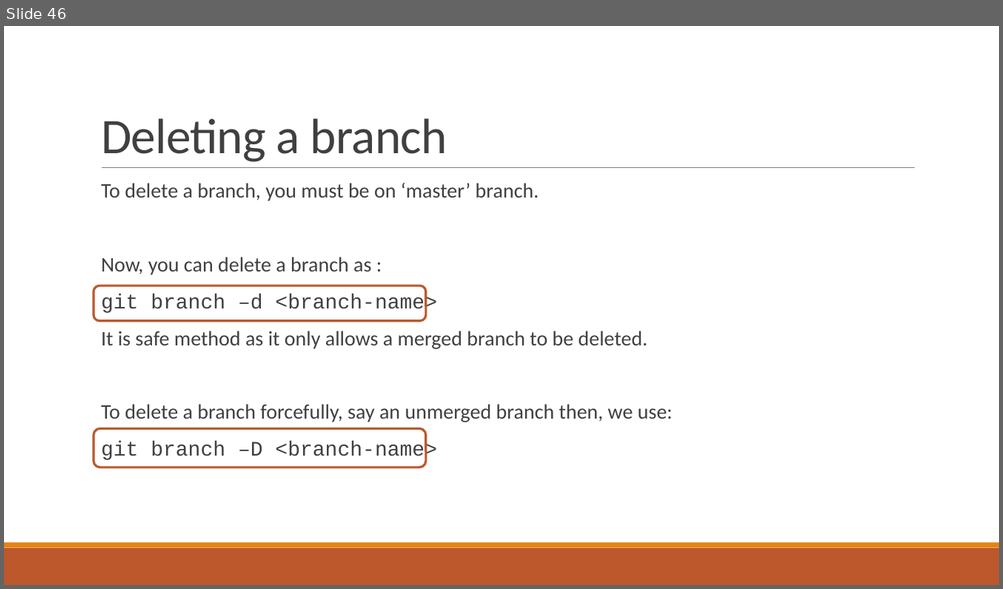
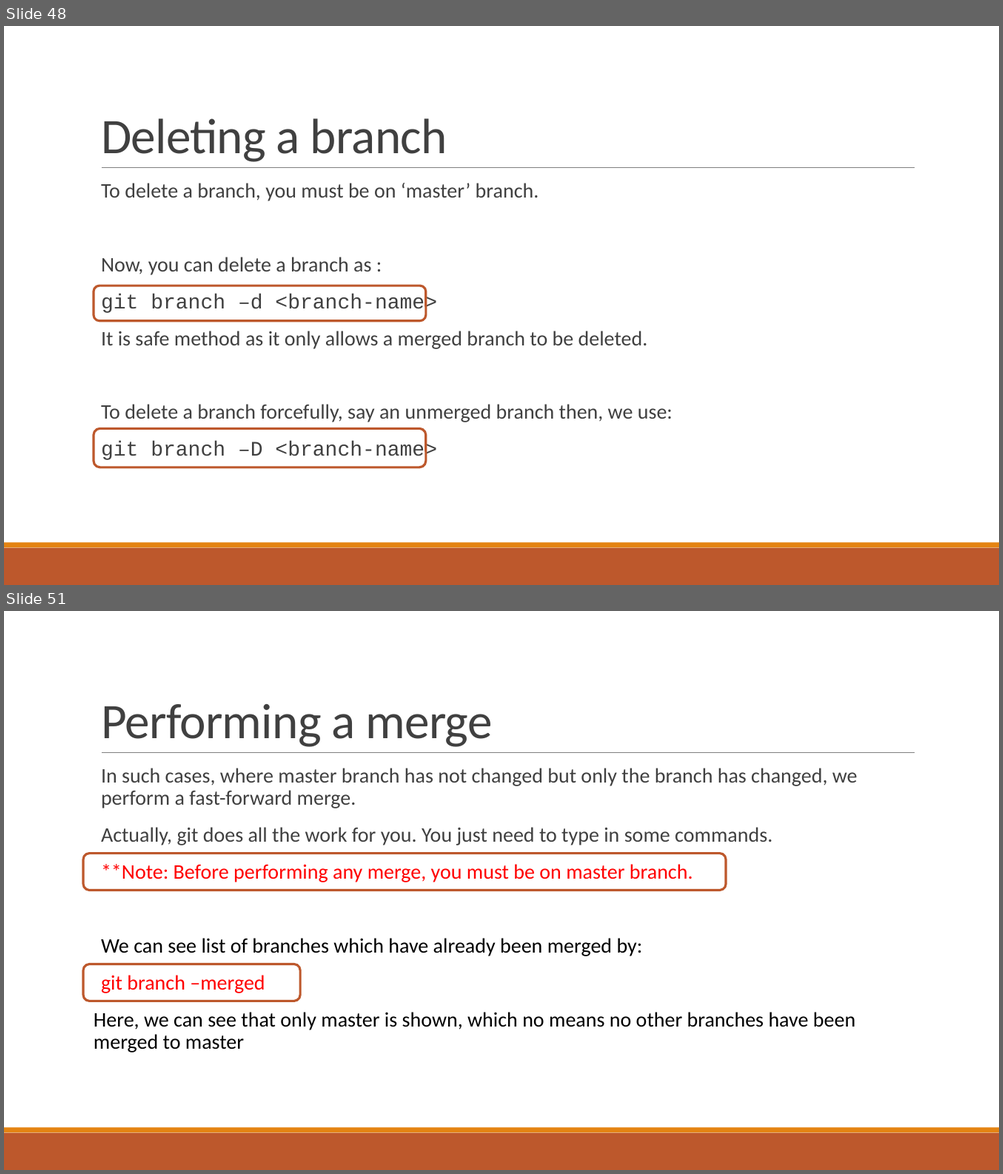
Before and after one commit to roshanlc/crash-course-on-git-and-github, a slide deck: Crash course on git and github.pptx. Shown one above the other, each under a label of ours: slide 46 before the commit, slides 48 and 51 after it; the slides between them are not shown. The pictures are 1003x589 and 1003x1174 pixels, drawn with LibreOffice and Linux fonts; fonts in the diff are those of the drawing. Boxes give left, top, right and bottom in pixels: in the first picture for what was removed or moved away, otherwise in the second. Text is boxed around its words. In the diff, an @@ line names an element or a change of style, - is before the commit and + after.

```diff
--- a/Crash course on git and github.pptx
+++ b/Crash course on git and github.pptx
@@ slide 51 added at (4,611,999,1170), background #FFFFFF; not listed: 3 template elements that a slide beside it also shows @@
@@ title added at (101,704,492,747), 48 pt, text #404040 @@
+Performing a merge
@@ text added at (94,768,857,1053), 20 pt, text #404040 @@
+  In such cases, where master branch has not changed but only the branch has changed, we perform a fast-forward merge.
+  Actually, git does all the work for you. You just need to type in some commands.
+  **Note: Before performing any merge, you must be on master branch.
+  We can see list of branches which have already been merged by:
+  git branch –merged
+Here, we can see that only master is shown, which no means no other branches have been merged to master
@@ rounded rectangle added at (83,854,726,890), outline #BD582C 2.25 pt @@
@@ rounded rectangle added at (83,965,300,1001), outline #BD582C 2.25 pt @@
@@ what was slide 46 is now slide 48 @@
```
Also in this commit, not shown: 3 slides changed, 15 other slides added.
